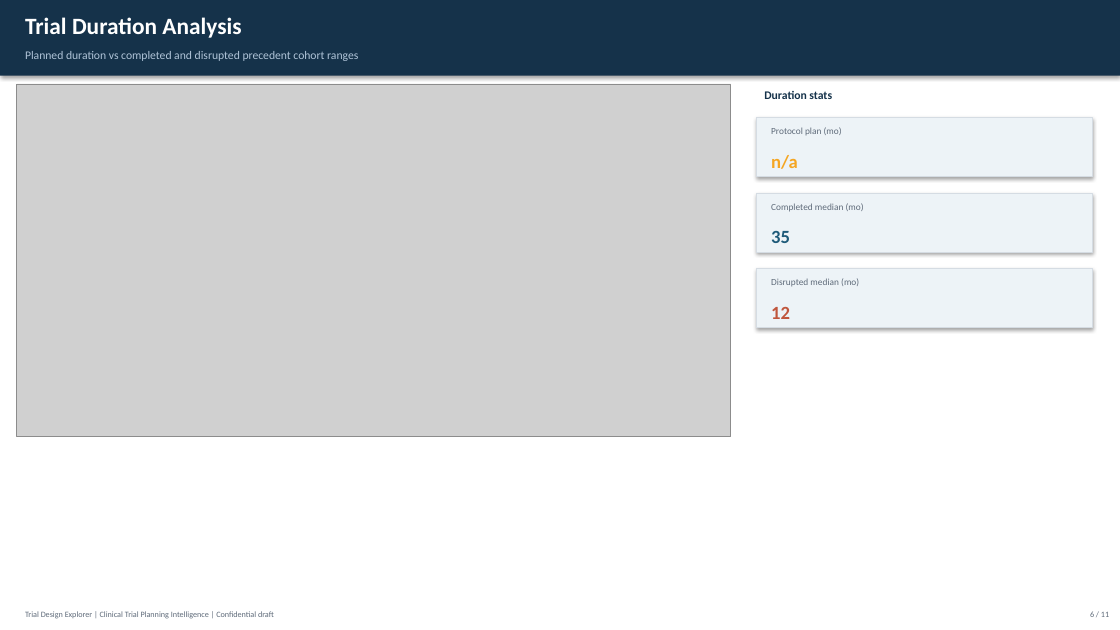
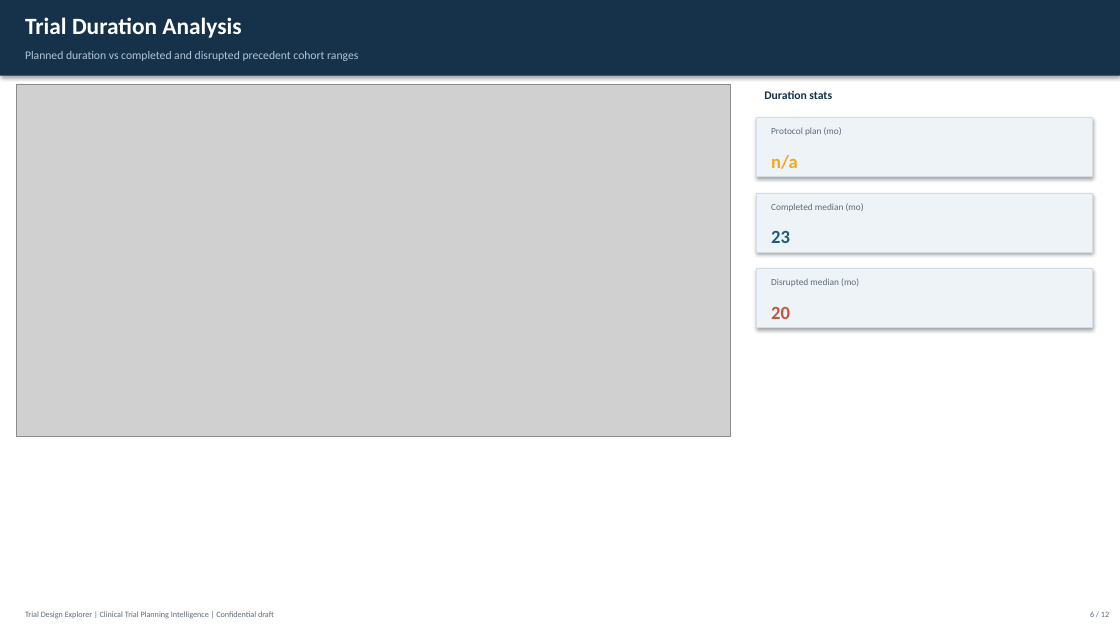
Before and after one commit to Franosei/Trial-Design-Explorer, a slide deck: slide 6 of trial_protocol_slides.pptx. Drawn at 1120x630 pixels with LibreOffice and Linux fonts; fonts in the diff are those of the drawing; grey boxes stand for pictures. Boxes give left, top, right and bottom in pixels: in the first picture for what was removed or moved away, otherwise in the second. Text is boxed around its words. In the diff, an @@ line names an element or a change of style, - is before the commit and + after.

```diff
--- a/trial_protocol_slides.pptx
+++ b/trial_protocol_slides.pptx
@@ text at box(771, 231, 790, 243): text changed @@
-35
+23
@@ text at box(771, 307, 790, 319): text changed @@
-12
+20
```
Also in this commit, not shown: 10 other slides changed, 1 slide added, 13 other files.
